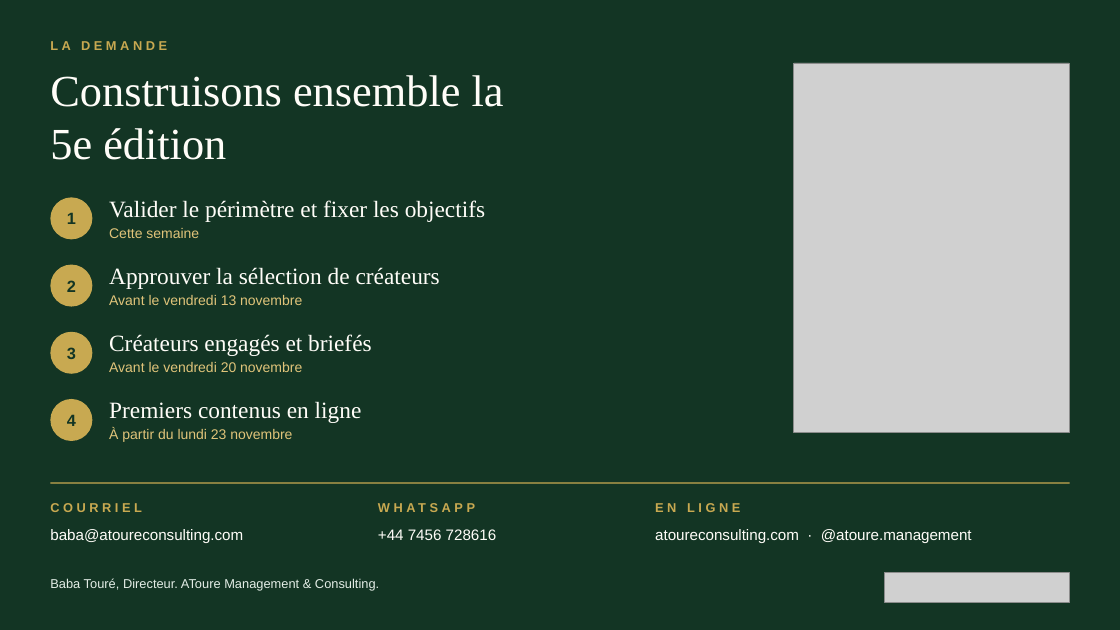
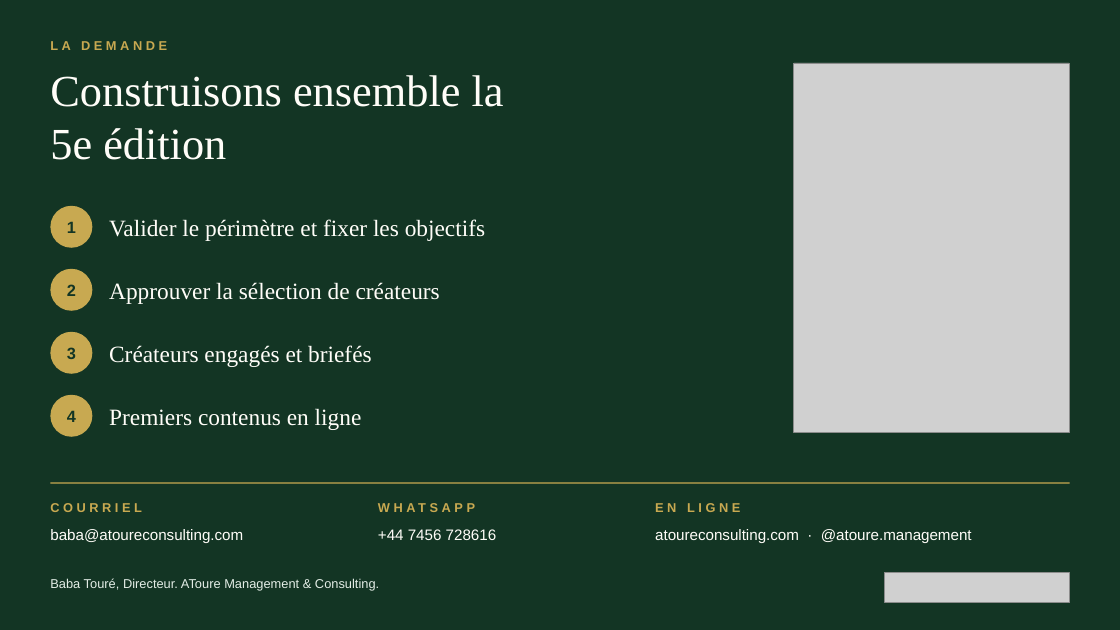
Before and after one commit to atoureconsulting/Mother-Africa, a slide deck: slide 11 of proposition-deck/AToure Mother Africa Festival Proposition.pptx. Drawn at 1120x630 pixels with LibreOffice and Linux fonts; fonts in the diff are those of the drawing; grey boxes stand for pictures; background and template pictures are left out. Boxes give left, top, right and bottom in pixels: in the first picture for what was removed or moved away, otherwise in the second. Text is boxed around its words. In the diff, an @@ line names an element or a change of style, - is before the commit and + after.

```diff
--- a/proposition-deck/AToure Mother Africa Festival Proposition.pptx
+++ b/proposition-deck/AToure Mother Africa Festival Proposition.pptx
@@ text "1": place and size @@
-text "1" at [67,212,76,224]
+text "1" at [67,221,76,233]
@@ ellipse: place and size @@
-ellipse at [50,197,92,239]
+ellipse at [50,206,92,248]
@@ vertical alignment top to middle in 4 elements at [109,408,362,430], [109,345,372,367], [109,282,440,304], [109,219,485,241] @@
@@ text "Valider le périmètre et fixer ...": place and size @@
-text "Valider le périmètre et fixer ..." at [109,200,485,222]
+text "Valider le périmètre et fixer ..." at [109,219,485,241]
@@ text removed at [109,228,199,238] @@
-Cette semaine
@@ text "2": place and size @@
-text "2" at [67,280,76,292]
+text "2" at [67,284,76,296]
@@ ellipse: place and size @@
-ellipse at [50,265,92,307]
+ellipse at [50,269,92,311]
@@ text "Approuver la sélection de créateurs": place and size @@
-text "Approuver la sélection de créateurs" at [109,267,440,289]
+text "Approuver la sélection de créateurs" at [109,282,440,304]
@@ text removed at [109,295,302,305] @@
-Avant le vendredi 13 novembre
@@ text removed at [109,362,302,372] @@
-Avant le vendredi 20 novembre
@@ text "4": place and size @@
-text "4" at [67,414,76,426]
+text "4" at [67,410,76,422]
@@ ellipse: place and size @@
-ellipse at [50,399,92,441]
+ellipse at [50,395,92,437]
@@ text removed at [109,428,292,442] @@
-À partir du lundi 23 novembre
```
Also in this commit, not shown: 5 other slides changed, 1 slide removed, 13 other files.
